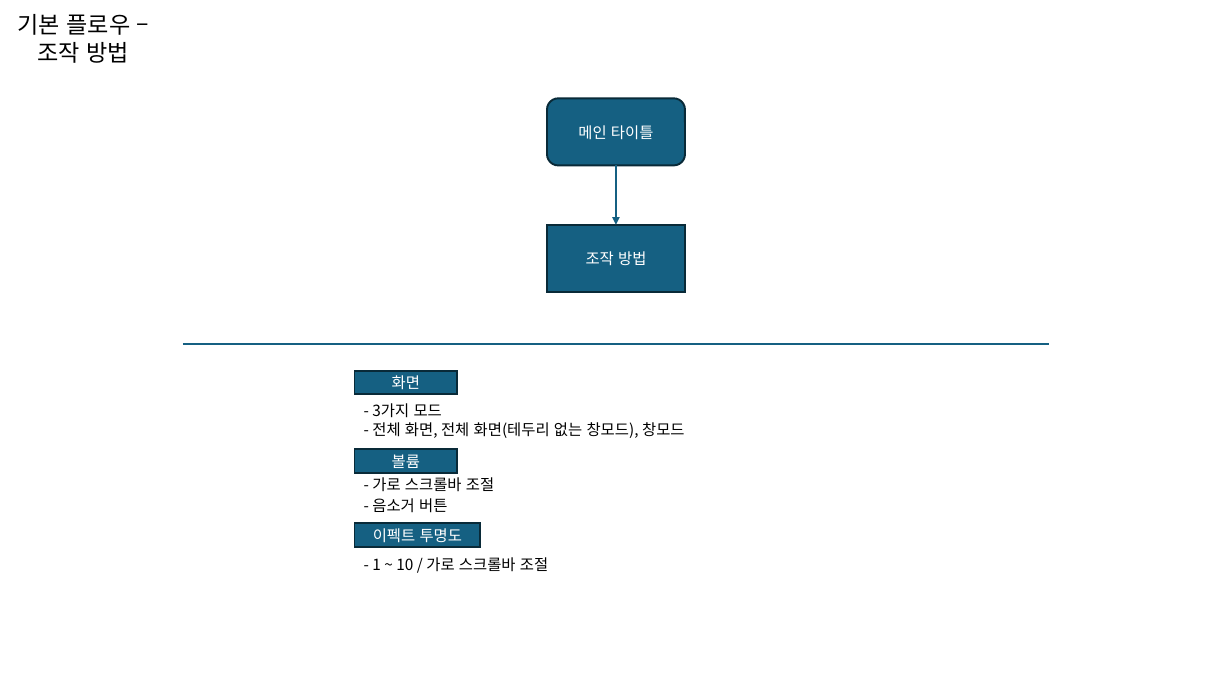
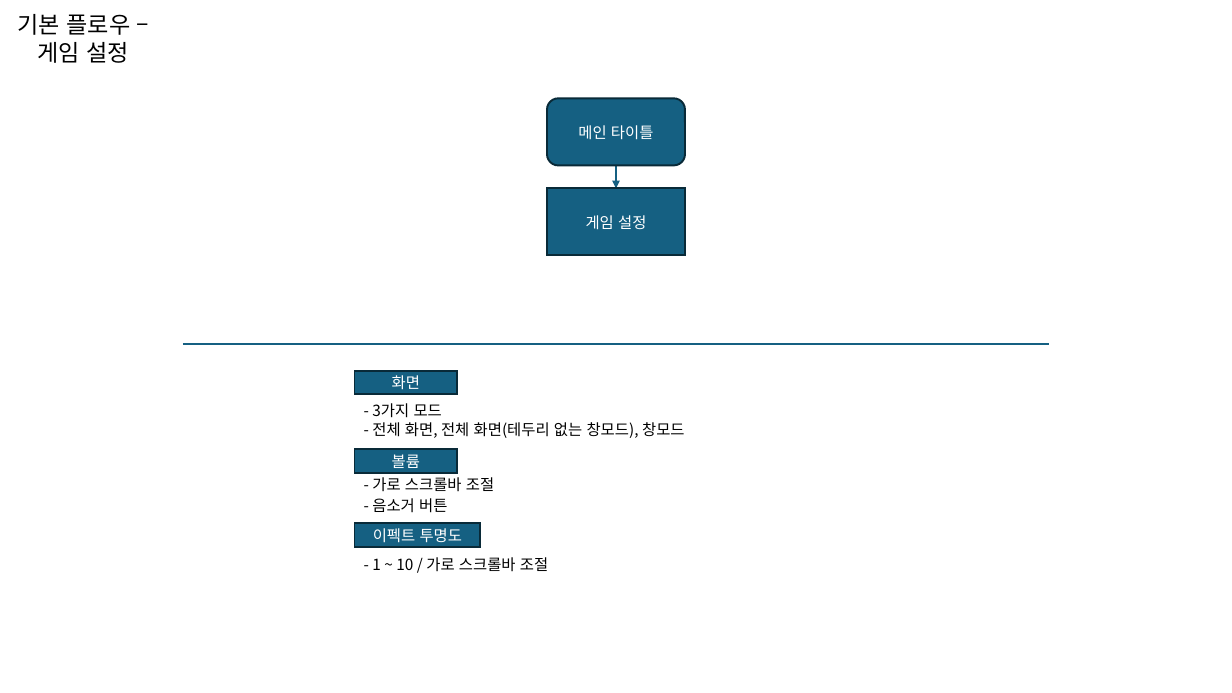
Before and after one commit to MBLProject/One_Of_Neglected, a slide deck: slide 6 of _Game_Designer_Info/neglect_game_ppt.pptx (slide 5 before the commit). Drawn at 1232x693 pixels with LibreOffice and Linux fonts; fonts in the diff are those of the drawing. Boxes give left, top, right and bottom in pixels: in the first picture for what was removed or moved away, otherwise in the second. Text is boxed around its words. In the diff, an @@ line names an element or a change of style, - is before the commit and + after.

Commit message:
방치게임 기획자료 업로드

```diff
--- a/_Game_Designer_Info/neglect_game_ppt.pptx
+++ b/_Game_Designer_Info/neglect_game_ppt.pptx
@@ text at box(18, 14, 131, 63): text changed @@
-기본 플로우 –조작 방법
+기본 플로우 –게임 설정
@@ arrow moved from (616, 165) - (616, 225) to (616, 165) - (616, 189) @@
@@ rectangle added at box(547, 189, 685, 256), fill #156082, outline #092A39 1.5 pt, 12 pt, text #FFFFFF @@
+게임 설정
@@ rectangle removed at box(547, 225, 685, 292) @@
-조작 방법
```
Also in this commit, not shown: 4 other slides changed, 1 slide added, 2 other files.
